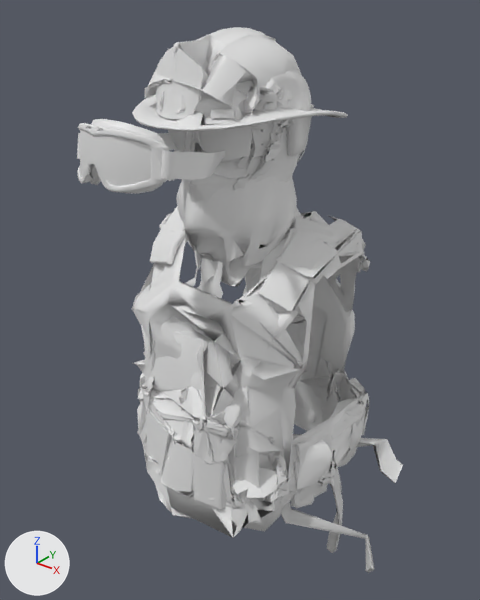
The glTF model public/models/gear/fit_firefighter_m.glb as it was, and as the next commit left it.
Before and after are seen from a camera (50 mm lens) standing at (0.687, -0.874, 1.014) and looking at (0.004, -0.02, 0.485). Every picture has the same lights, and +X, +Y and +Z are marked at lower left. The first picture is the older version. Vertices at exactly the same position are counted once.

In view in the first picture: 'bag_medic', 'balaclava', 'glasses_ballistic_lens', 'goggles_tactical', 'goggles_tactical_lens', 'helmet_construction', 'helmet_firefighter', 'helmet_military', 'helmet_swat', 'shemagh', 'vest_military', 'vest_swat' and 5 more.
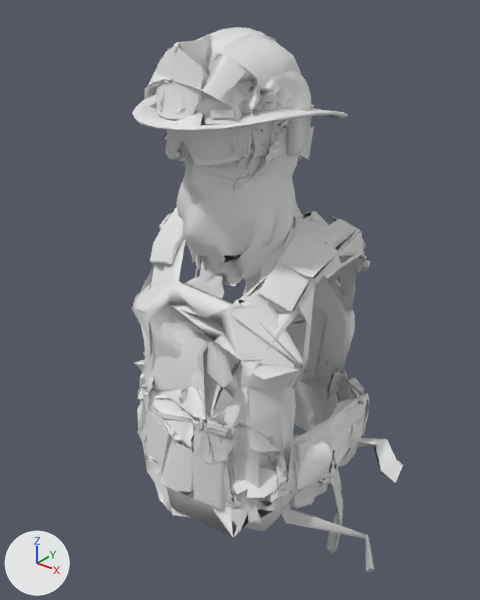
Location of each change, [x1, y1, x2, y2] in pixels of the pictures (480 x 600 px; the box of a moved part takes in the faces that stretch with it):
'shemagh', reshaped: before [176, 176, 302, 298]; after [176, 170, 303, 299]
'goggles_tactical', reshaped: before [77, 119, 225, 194]; after [163, 125, 314, 168]
'goggles_tactical_lens', reshaped: before [80, 130, 203, 186]; after [167, 129, 239, 161]
part 1 of me_goggles_tactical, deleted: before [77, 119, 169, 194]
part 2 of me_goggles_tactical, cut back: before [77, 133, 225, 181]; after [163, 125, 314, 168]
part 3 of me_goggles_tactical_lens, moved or reshaped (mostly hidden): before [91, 164, 99, 182]; after [180, 142, 189, 158]
part 4 of me_goggles_tactical_lens, moved or reshaped: before [82, 159, 108, 185]; after [173, 137, 197, 159]
part 5 of me_goggles_tactical_lens, added: after [167, 129, 239, 161]
part 6 of me_goggles_tactical_lens, deleted: before [80, 130, 203, 186]
'glasses_ballistic_lens', unchanged, covered by the edit: before [168, 128, 253, 161]; after [231, 128, 252, 158]

The change in detail:
me_goggles_tactical is used by ob_goggles_tactical; location (0.0, 0.0, 0.0).
me_goggles_tactical had 649 vertices, 1029 faces and spanned x -0.094..0.095, y -0.325..-0.1, z 0.75..0.845.
me_goggles_tactical now has 689 vertices, 1101 faces and spans x -0.103..0.094, y -0.152..0.109, z 0.735..0.844.
me_goggles_tactical part 1: 8 loose pieces with 490 vertices, spanning x -0.086..0.087, y -0.325..-0.1, z 0.751..0.845, are deleted.
me_goggles_tactical part 2: 159 vertices removed from x -0.094..0.095, y -0.28..-0.101, z 0.75..0.817; 689 vertices added at x -0.103..0.094, y -0.152..0.109, z 0.735..0.844.
me_goggles_tactical_lens is used by ob_goggles_tactical_lens; location (0.0, 0.0, 0.0).
me_goggles_tactical_lens had 238 vertices, 294 faces and spanned x -0.071..0.081, y -0.326..-0.1, z 0.756..0.838.
me_goggles_tactical_lens now has 155 vertices, 219 faces and spans x -0.071..0.073, y -0.153..0.104, z 0.74..0.837.
me_goggles_tactical_lens part 3: the loose piece of 50 vertices spanning x -0.021..0.024, y -0.317..-0.294, z 0.765..0.804 is moved by (0.0, 0.173, -0.001).
me_goggles_tactical_lens part 4: the loose piece of 51 vertices spanning x -0.025..0.028, y -0.326..-0.319, z 0.768..0.802 is moved by (0.0, 0.173, -0.001).
me_goggles_tactical_lens part 5: a new loose piece of 30 vertices spanning x -0.071..0.073, y -0.15..-0.087, z 0.765..0.837.
me_goggles_tactical_lens part 6: 7 loose pieces with 137 vertices, spanning x -0.071..0.081, y -0.323..-0.1, z 0.756..0.838, are deleted.
Other edits to the shape of me_goggles_tactical_lens do not show in these pictures.
me_shemagh is used by ob_shemagh; location (0.0, 0.0, 0.0).
me_shemagh had 450 vertices, 800 faces and spanned x -0.099..0.102, y -0.129..0.113, z 0.497..0.74.
me_shemagh now has 457 vertices, 815 faces and spans x -0.11..0.102, y -0.129..0.114, z 0.471..0.74.
me_shemagh part 7: 1 vertex moved within x 0.058, y 0.075, z 0.637; 384 vertices removed from x -0.099..0.102, y -0.129..0.113, z 0.497..0.722; 391 vertices added at x -0.11..0.102, y -0.129..0.114, z 0.471..0.719.
